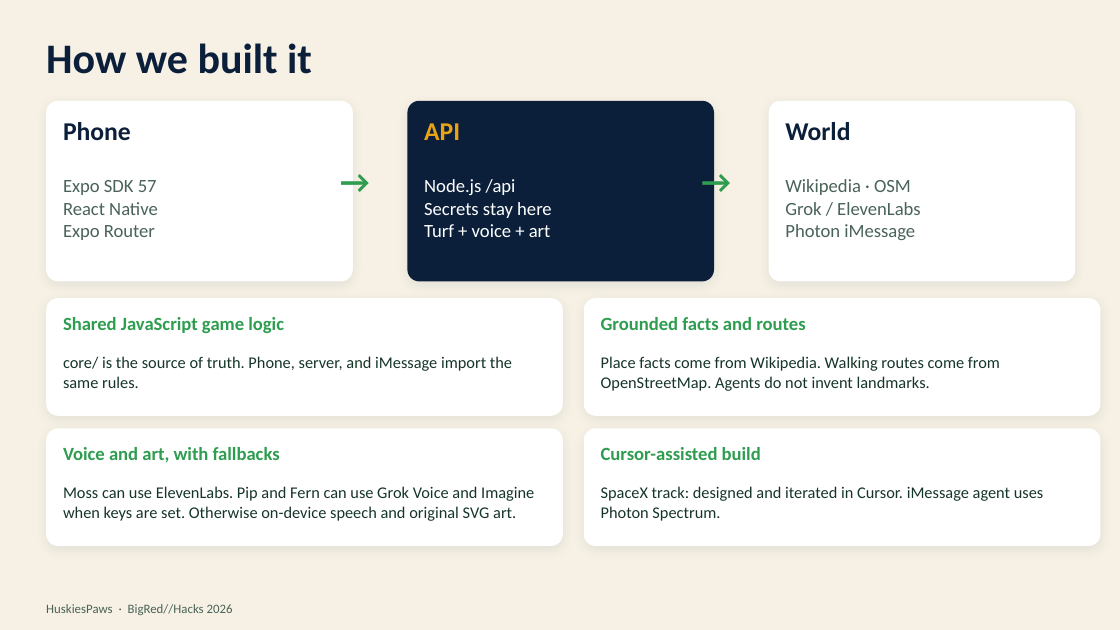
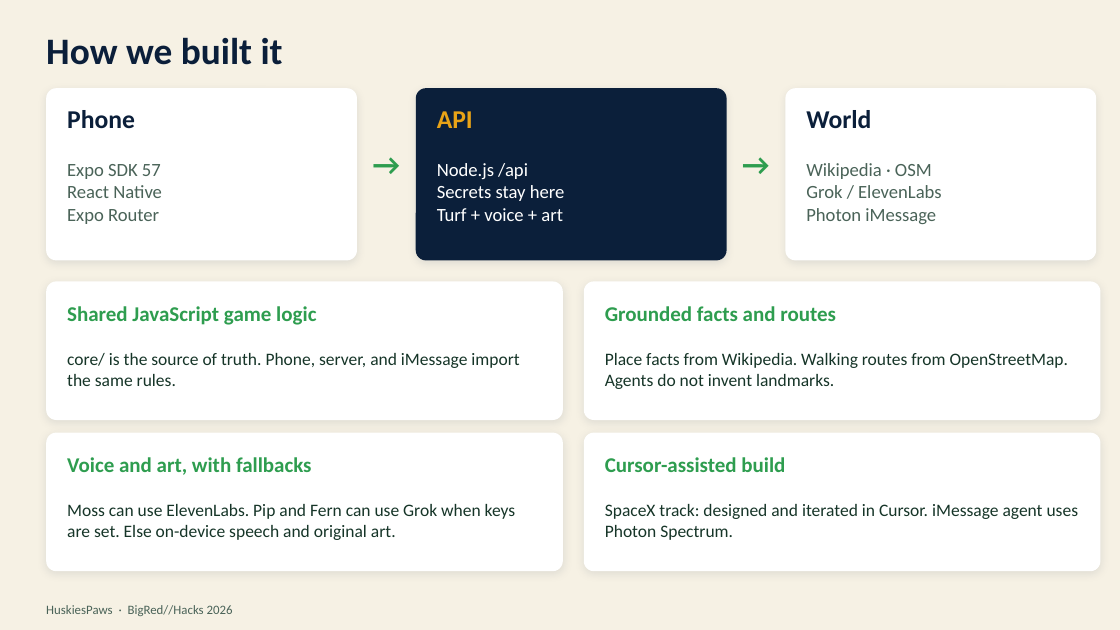
Before and after one commit to LuisMend12/HuskiesPaws, a slide deck: slide 5 of docs/presentation/HuskiesPaws-BigRedHacks-2026.pptx. Drawn at 1120x630 pixels with LibreOffice and Linux fonts; fonts in the diff are those of the drawing. Boxes give left, top, right and bottom in pixels: in the first picture for what was removed or moved away, otherwise in the second. Text is boxed around its words. In the diff, an @@ line names an element or a change of style, - is before the commit and + after.

```diff
--- a/docs/presentation/HuskiesPaws-BigRedHacks-2026.pptx
+++ b/docs/presentation/HuskiesPaws-BigRedHacks-2026.pptx
@@ title "How we built it" at box(46, 37, 283, 65): size 36 to 32 pt @@
@@ rounded rectangle: place and size @@
-rounded rectangle at box(46, 101, 353, 281)
+rounded rectangle at box(46, 88, 357, 260)
@@ rounded rectangle: place and size @@
-rounded rectangle at box(408, 101, 714, 281)
+rounded rectangle at box(416, 88, 727, 260)
@@ shadow changed; proportions changed in 7 elements at box(46, 281, 563, 420), box(584, 281, 1101, 420), box(46, 433, 563, 571), box(584, 433, 1101, 571), box(46, 88, 357, 260), box(416, 88, 727, 260), box(786, 88, 1096, 260) @@
@@ rounded rectangle: place and size @@
-rounded rectangle at box(769, 101, 1075, 281)
+rounded rectangle at box(786, 88, 1096, 260)
@@ text "Phone": place and size @@
-text "Phone" at box(63, 122, 131, 141)
+text "Phone" at box(67, 110, 135, 129)
@@ text "API": place and size @@
-text "API" at box(424, 123, 460, 140)
+text "API" at box(437, 111, 473, 128)
@@ text "World": place and size @@
-text "World" at box(785, 122, 850, 141)
+text "World" at box(806, 110, 871, 129)
@@ text "Expo SDK 57": place and size @@
-text "Expo SDK 57" at box(63, 180, 158, 240)
+text "Expo SDK 57" at box(67, 164, 162, 224)
@@ text "→": place and size @@
-text "→" at box(340, 160, 382, 202)
+text "→" at box(357, 143, 416, 185)
@@ text "→" at box(357, 143, 416, 185): size 28 to 26 pt; alignment left to centre @@
@@ text "Node.js /api": place and size @@
-text "Node.js /api" at box(424, 179, 552, 237)
+text "Node.js /api" at box(437, 163, 565, 221)
@@ text "→" at box(727, 143, 786, 185): size 28 to 26 pt; alignment left to centre @@
@@ text "→": place and size @@
-text "→" at box(702, 160, 744, 202)
+text "→" at box(727, 143, 786, 185)
@@ text "Wikipedia · OSM": place and size @@
-text "Wikipedia · OSM" at box(785, 179, 921, 240)
+text "Wikipedia · OSM" at box(806, 163, 942, 224)
@@ rounded rectangle: place and size @@
-rounded rectangle at box(46, 298, 563, 416)
+rounded rectangle at box(46, 281, 563, 420)
@@ text "Shared JavaScript game logic": place and size @@
-text "Shared JavaScript game logic" at box(63, 317, 284, 333)
+text "Shared JavaScript game logic" at box(67, 306, 316, 325)
@@ rounded rectangle: place and size @@
-rounded rectangle at box(584, 298, 1101, 416)
+rounded rectangle at box(584, 281, 1101, 420)
@@ text "Grounded facts and routes": place and size @@
-text "Grounded facts and routes" at box(601, 317, 805, 330)
+text "Grounded facts and routes" at box(605, 306, 836, 321)
@@ text "core/ is the source of ..." at box(67, 353, 519, 386): size 14 to 15 pt @@
@@ text at box(605, 353, 1068, 389): text changed; size 14 to 15 pt @@
-Place facts come from Wikipedia. Walking routes come from OpenStreetMap. Agents do not invent landmarks.
+Place facts from Wikipedia. Walking routes from OpenStreetMap. Agents do not invent landmarks.
@@ rounded rectangle: place and size @@
-rounded rectangle at box(46, 429, 563, 546)
+rounded rectangle at box(46, 433, 563, 571)
@@ text "Voice and art, with fallbacks": place and size @@
-text "Voice and art, with fallbacks" at box(63, 447, 280, 463)
+text "Voice and art, with fallbacks" at box(67, 457, 312, 475)
@@ rounded rectangle: place and size @@
-rounded rectangle at box(584, 429, 1101, 546)
+rounded rectangle at box(584, 433, 1101, 571)
@@ size 16 to 18 pt in 4 elements at box(67, 306, 316, 325), box(605, 306, 836, 321), box(67, 457, 312, 475), box(605, 457, 785, 472) @@
@@ text "Cursor-assisted build": place and size @@
-text "Cursor-assisted build" at box(601, 447, 761, 460)
+text "Cursor-assisted build" at box(605, 457, 785, 472)
@@ text at box(67, 504, 516, 540): text changed; size 14 to 15 pt @@
-Moss can use ElevenLabs. Pip and Fern can use Grok Voice and Imagine when keys are set. Otherwise on-device speech and original SVG art.
+Moss can use ElevenLabs. Pip and Fern can use Grok when keys are set. Else on-device speech and original art.
@@ text "SpaceX track: designed and iterated ..." at box(605, 504, 1079, 540): size 14 to 15 pt @@
@@ text "SpaceX track: designed and iterated ...": place and size @@
-text "SpaceX track: designed and iterated ..." at box(601, 486, 1044, 521)
+text "SpaceX track: designed and iterated ..." at box(605, 504, 1079, 540)
```
Also in this commit, not shown: 6 other slides changed, 17 other files.
